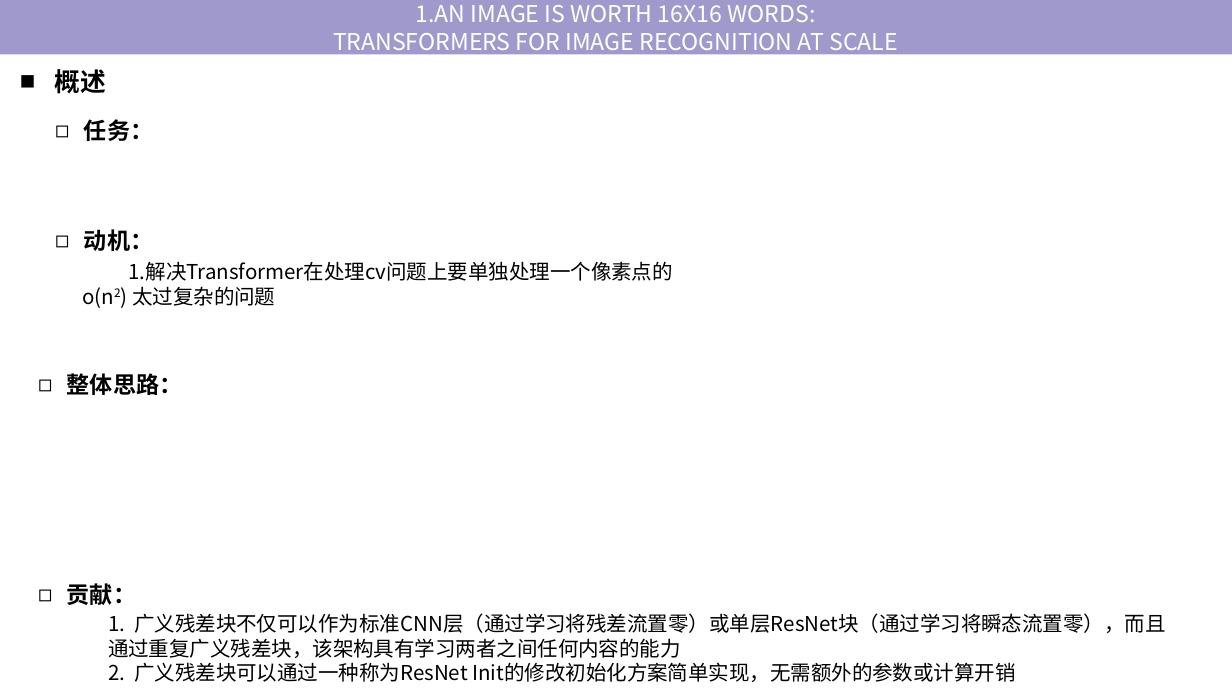
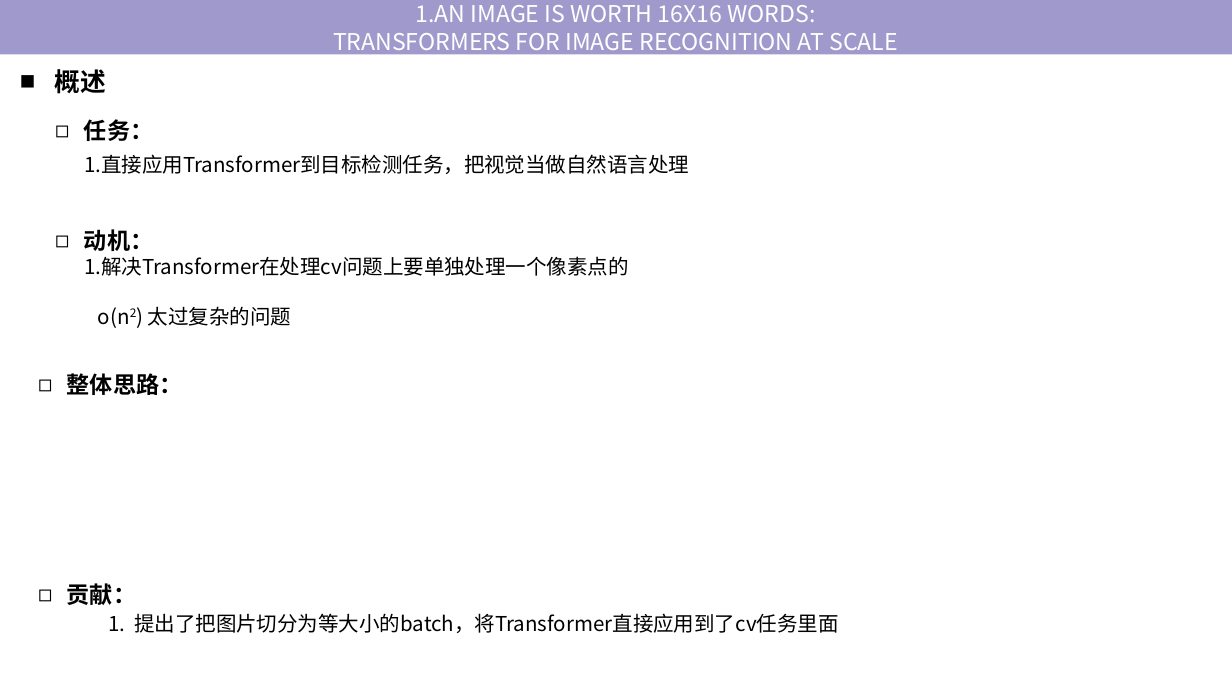
Before and after one commit to tj-messi/cv-computer-visual-tj, a slide deck: slide 4 of 0.组会记录/2024-10-9/report-2024-10-10.pptx. Drawn at 1232x693 pixels with LibreOffice and Linux fonts; fonts in the diff are those of the drawing. Boxes give left, top, right and bottom in pixels: in the first picture for what was removed or moved away, otherwise in the second. Text is boxed around its words. In the diff, an @@ line names an element or a change of style, - is before the commit and + after.

```diff
--- a/0.组会记录/2024-10-9/report-2024-10-10.pptx
+++ b/0.组会记录/2024-10-9/report-2024-10-10.pptx
@@ text added at (x1=84, y1=154, x2=689, y2=174), 16 pt, text #000000 @@
+1.直接应用Transformer到目标检测任务，把视觉当做自然语言处理
@@ text at (x1=84, y1=256, x2=628, y2=328): text changed @@
-1.解决Transformer在处理cv问题上要单独处理一个像素点的o(n2) 太过复杂的问题
+1.解决Transformer在处理cv问题上要单独处理一个像素点的
+o(n2) 太过复杂的问题
@@ text at (x1=108, y1=613, x2=838, y2=633): text changed @@
-1. 广义残差块不仅可以作为标准CNN层（通过学习将残差流置零）或单层ResNet块（通过学习将瞬态流置零），而且通过重复广义残差块，该架构具有学习两者之间任何内容的能力
-2. 广义残差块可以通过一种称为ResNet Init的修改初始化方案简单实现，无需额外的参数或计算开销
+1. 提出了把图片切分为等大小的batch，将Transformer直接应用到了cv任务里面
```
